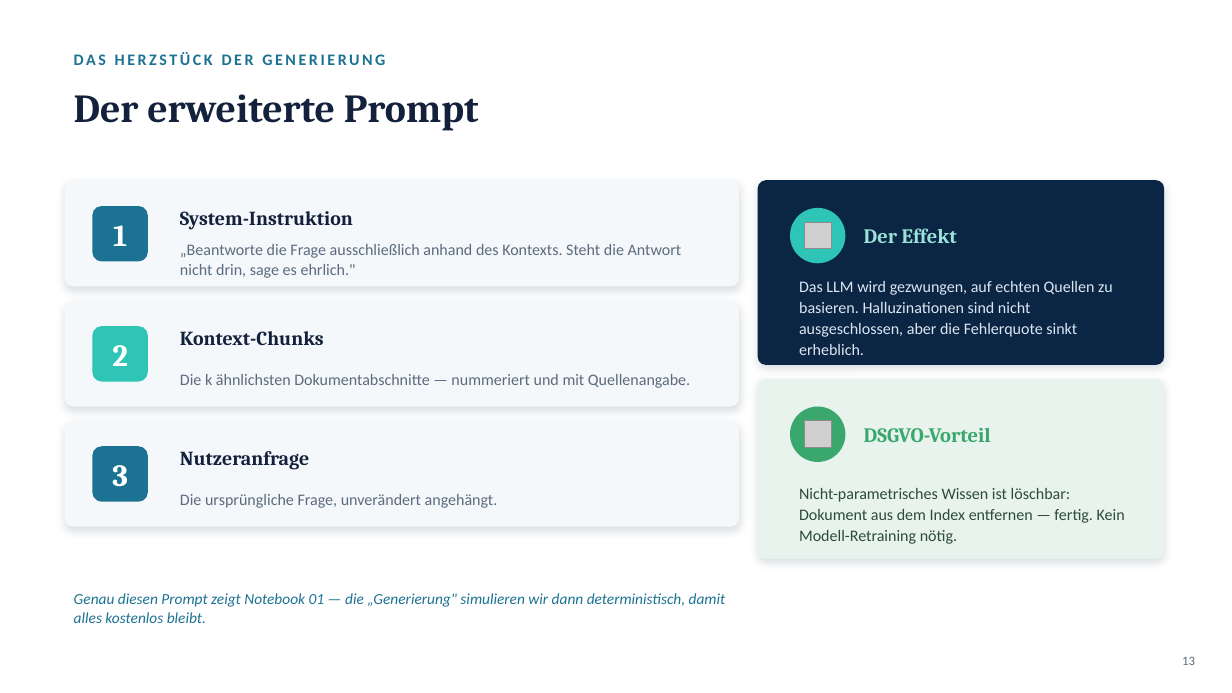
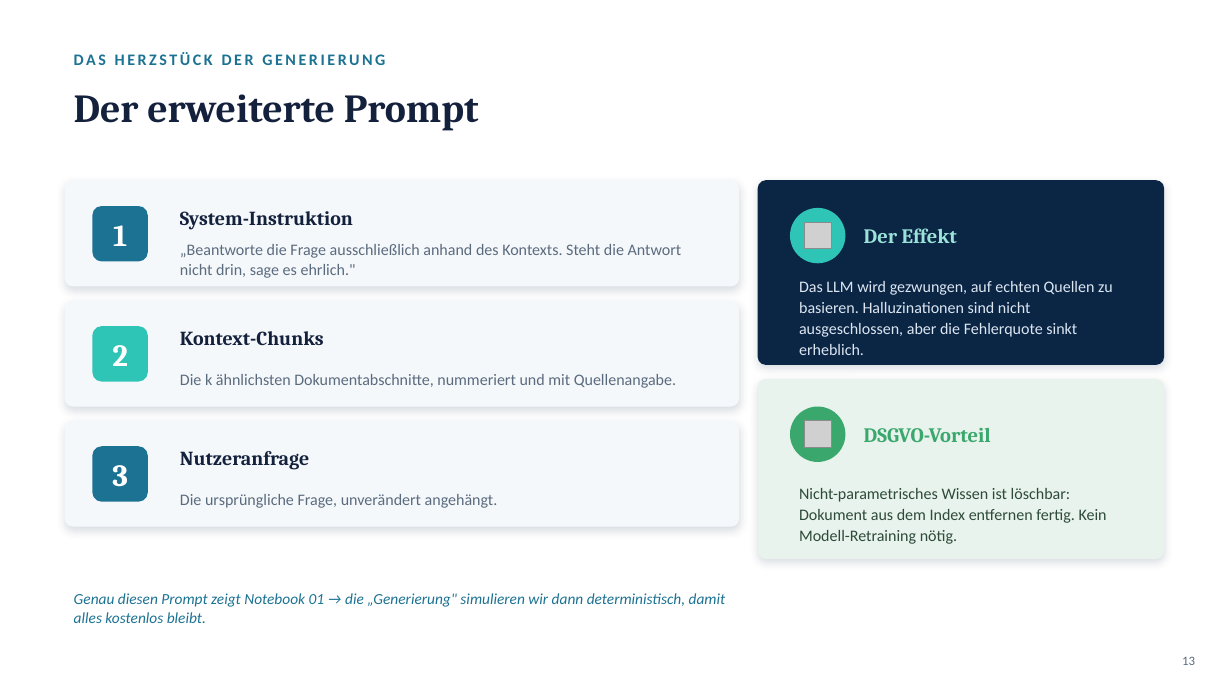
Before and after one commit to JBderLeuchtturm/nordlicht-workshop, a slide deck: slide 13 of RAG_Advanced_Folien.pptx. Drawn at 1232x693 pixels with LibreOffice and Linux fonts; fonts in the diff are those of the drawing; grey boxes stand for pictures. Boxes give left, top, right and bottom in pixels: in the first picture for what was removed or moved away, otherwise in the second. Text is boxed around its words. In the diff, an @@ line names an element or a change of style, - is before the commit and + after.

```diff
--- a/RAG_Advanced_Folien.pptx
+++ b/RAG_Advanced_Folien.pptx
@@ text at <box>180,374,676,388</box>: text changed @@
-Die k ähnlichsten Dokumentabschnitte — nummeriert und mit Quellenangabe.
+Die k ähnlichsten Dokumentabschnitte, nummeriert und mit Quellenangabe.
@@ text at <box>799,488,1107,544</box>: text changed @@
-Nicht-parametrisches Wissen ist löschbar: Dokument aus dem Index entfernen — fertig. Kein Modell-Retraining nötig.
+Nicht-parametrisches Wissen ist löschbar: Dokument aus dem Index entfernen fertig. Kein Modell-Retraining nötig.
@@ text at <box>74,593,726,623</box>: text changed @@
-Genau diesen Prompt zeigt Notebook 01 — die „Generierung" simulieren wir dann deterministisch, damit alles kostenlos bleibt.
+Genau diesen Prompt zeigt Notebook 01 → die „Generierung" simulieren wir dann deterministisch, damit alles kostenlos bleibt.
```
Also in this commit, not shown: 29 other slides changed, 1 slide removed.
